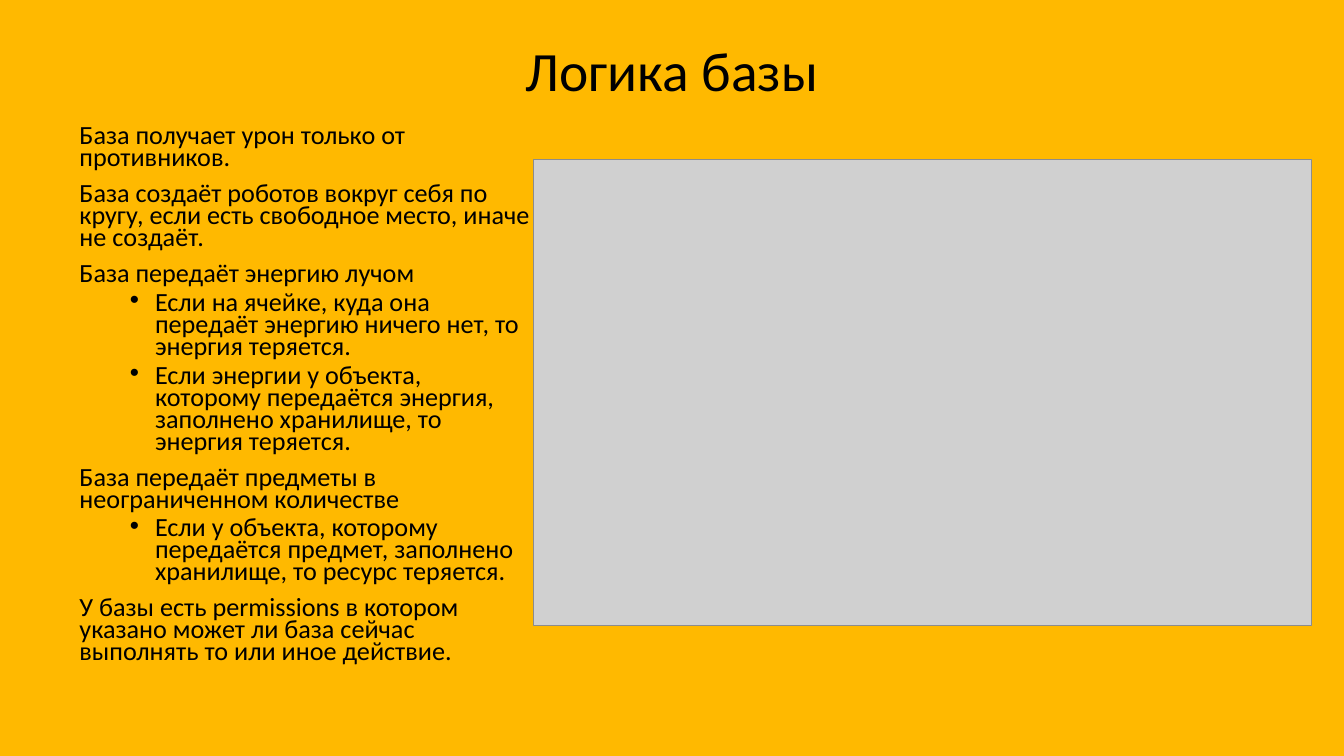
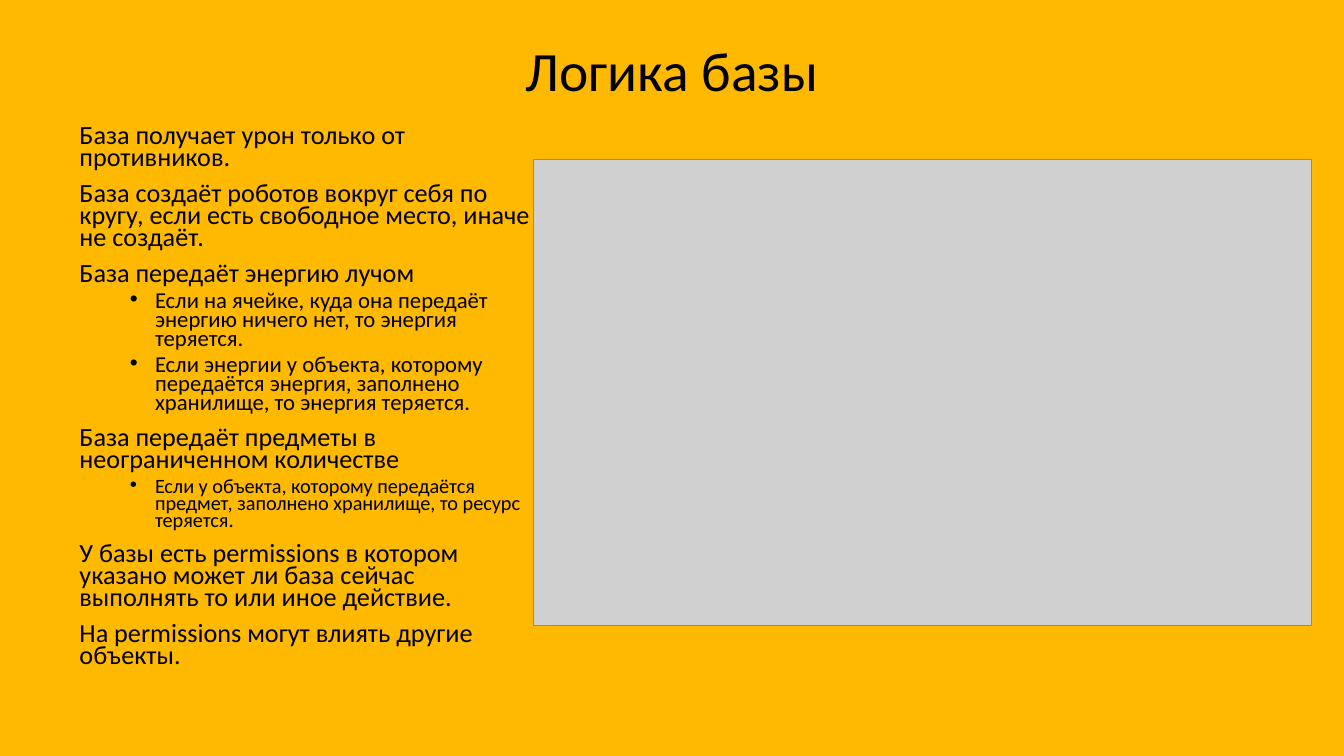
Before and after one commit to MR-Geri/ErrorAndAnotherError, a slide deck: slide 7 of prezentatsia.pptx. Drawn at 1344x756 pixels with LibreOffice and Linux fonts; fonts in the diff are those of the drawing; grey boxes stand for pictures. Boxes give left, top, right and bottom in pixels: in the first picture for what was removed or moved away, otherwise in the second. Text is boxed around its words. In the diff, an @@ line names an element or a change of style, - is before the commit and + after.

```diff
--- a/prezentatsia.pptx
+++ b/prezentatsia.pptx
@@ text at (155,292,520,531): size 18.7 to 16.1 pt in "Если на ячейке, куда она передаёт энергию ...", "Если энергии у объекта, которому передаётся энергия, ..."; size 18.7 to 14.4 pt in "Если у объекта, которому передаётся предмет, заполнено ..." @@
@@ text at (79,624,472,664): paragraph added @@
+На permissions могут влиять другие объекты.
```
Also in this commit, not shown: 2 other slides changed, 2 slides added, 1 slide removed, 3 other files.
